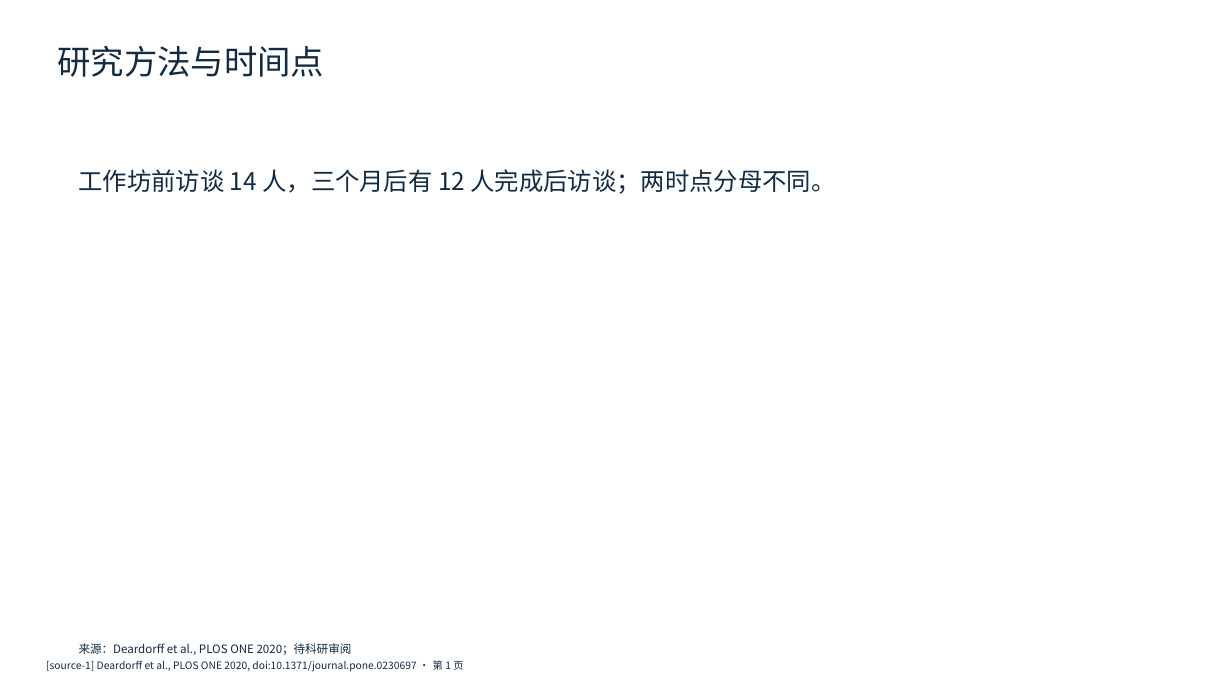
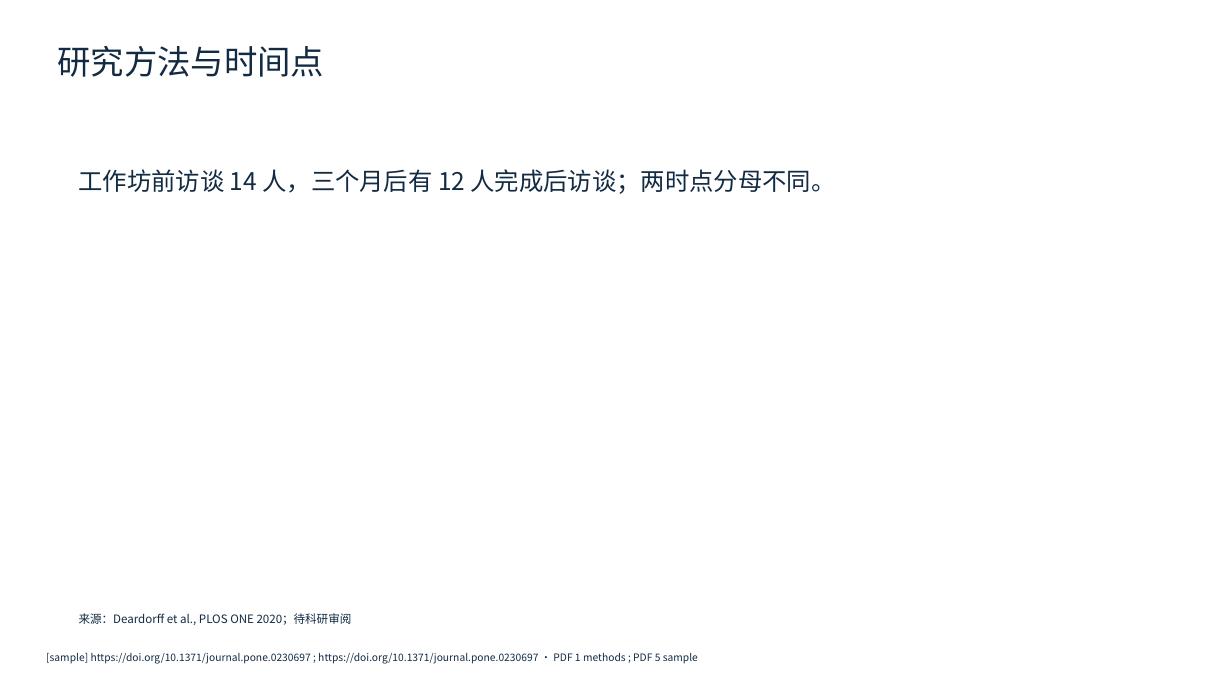
Before and after one commit to AtomInnoLab/WisWork, a slide deck: slide 3 of docs/product/ppt-benchmark-materials/PPT-P0-15/wiswork-generated-candidate.pptx. Drawn at 1232x693 pixels with LibreOffice and Linux fonts; fonts in the diff are those of the drawing. Boxes give left, top, right and bottom in pixels: in the first picture for what was removed or moved away, otherwise in the second. Text is boxed around its words. In the diff, an @@ line names an element or a change of style, - is before the commit and + after.

Commit message:
Add source-backed P0-15 generated edit-path candidate

```diff
--- a/docs/product/ppt-benchmark-materials/PPT-P0-15/wiswork-generated-candidate.pptx
+++ b/docs/product/ppt-benchmark-materials/PPT-P0-15/wiswork-generated-candidate.pptx
@@ text "来源：Deardorff et al., PLOS ONE ...": place and size @@
-text "来源：Deardorff et al., PLOS ONE ..." at (79, 643, 352, 655)
+text "来源：Deardorff et al., PLOS ONE ..." at (79, 613, 352, 625)
@@ text at (46, 653, 698, 664): text changed @@
-[source-1] Deardorff et al., PLOS ONE 2020, doi:10.1371/journal.pone.0230697 · 第 1 页
+[sample] https://doi.org/10.1371/journal.pone.0230697 ; https://doi.org/10.1371/journal.pone.0230697 · PDF 1 methods ; PDF 5 sample
@@ text "[sample] https://doi.org/10.1371/journal.pone.0230697 ; http ..." at (46, 653, 698, 664): vertical alignment middle to top @@
```
Also in this commit, not shown: 7 other slides changed, 7 other files.
